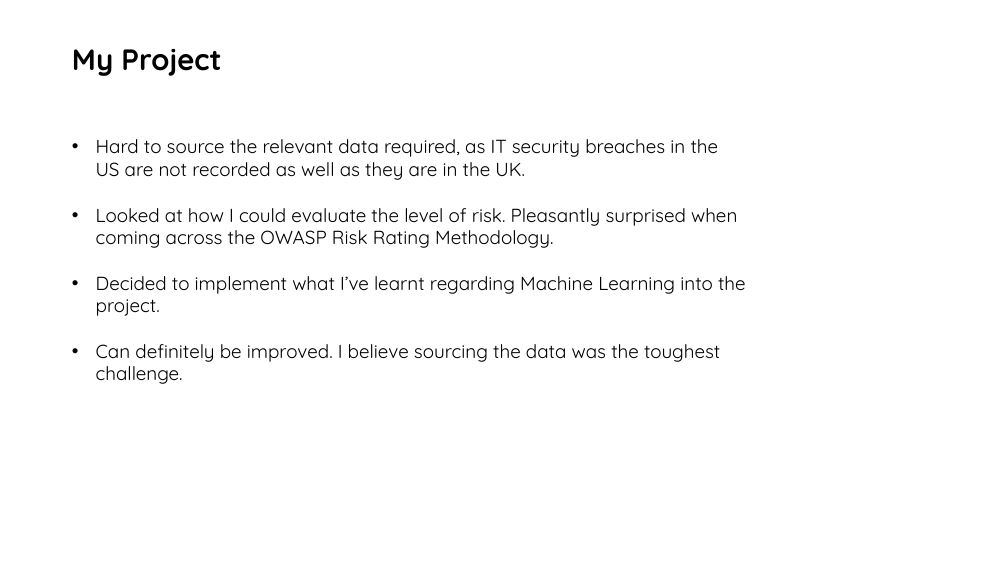
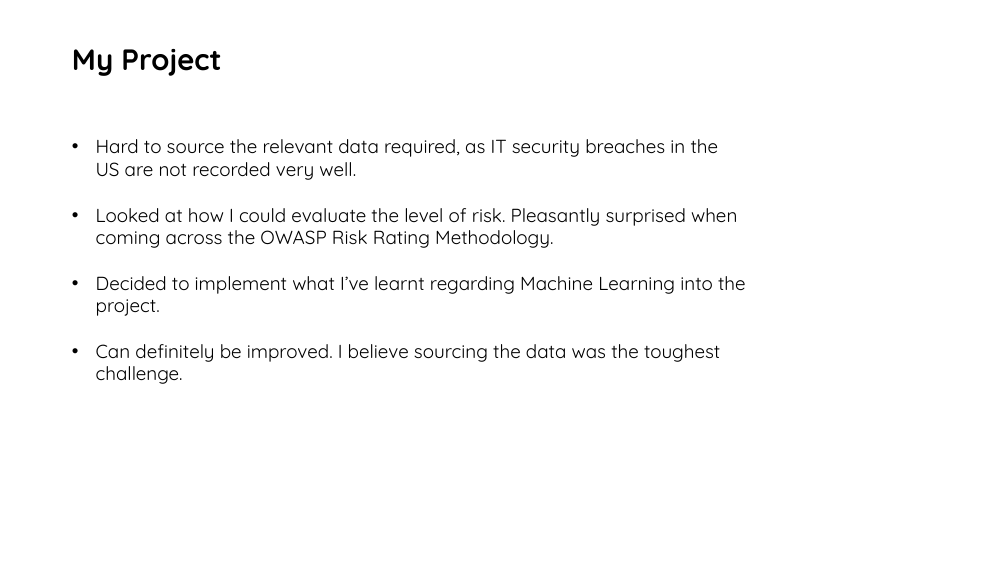
Before and after one commit to DS-94/Amlin, a slide deck: slide 5 of Amlin.pptx. Drawn at 1008x567 pixels with LibreOffice and Linux fonts; fonts in the diff are those of the drawing; background and template pictures are left out. Boxes give left, top, right and bottom in pixels: in the first picture for what was removed or moved away, otherwise in the second. Text is boxed around its words. In the diff, an @@ line names an element or a change of style, - is before the commit and + after.

```diff
--- a/Amlin.pptx
+++ b/Amlin.pptx
@@ text at box(96, 139, 719, 180): text changed @@
-• Hard to source the relevant data required, as IT security breaches in the US are not recorded as well as they are in the UK.
+• Hard to source the relevant data required, as IT security breaches in the US are not recorded very well.
```
Also in this commit, not shown: 2 other slides changed, 4 slides added, 5 other files.
